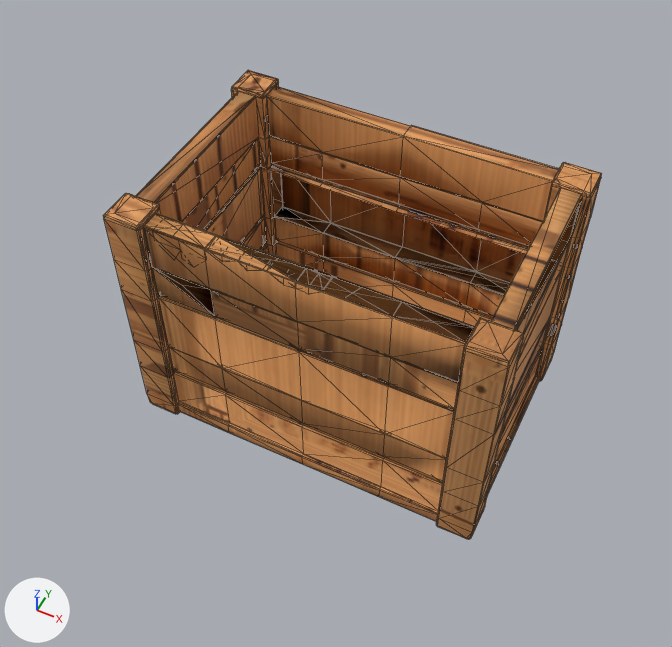
One commit to the glTF model Content/Models/Props/prop_crate_a.glb: the scene before it, then after it.
Camera for both pictures: a 50 mm lens placed at (0.893, -1.932, 2.701), pointed at (-0.03, -0.086, 0.393). Lighting does not change. The marker at lower left points along +X, +Y and +Z. The picture after the commit comes second. Mesh edges are drawn as thin lines. Vertices at exactly the same position are counted once.

Script lines for the objects in view, before the commit:
```python
me_mesh_0 = bpy.data.meshes.new('Mesh_0')
me_mesh_0.from_pydata(...)  # 1464 vertices, 3079 faces; spans x -0.95..0.95, y -0.64..0.64, z -0.69..0.69
me_mesh_0.materials.append(mat_material_0)  # picture img_image_0
ob_hollow_normalise = bpy.data.objects.new('hollow_normalise', None)
ob_hollow_normalise.location = (0.0, 0.0, 0.45)
ob_hollow_normalise.scale = (0.651, 0.651, 0.651)
ob_mesh_0 = bpy.data.objects.new('Mesh_0', me_mesh_0)
ob_mesh_0.parent = ob_hollow_normalise
ob_mesh_0.location = (0.0, 0.0, 0.0)
```
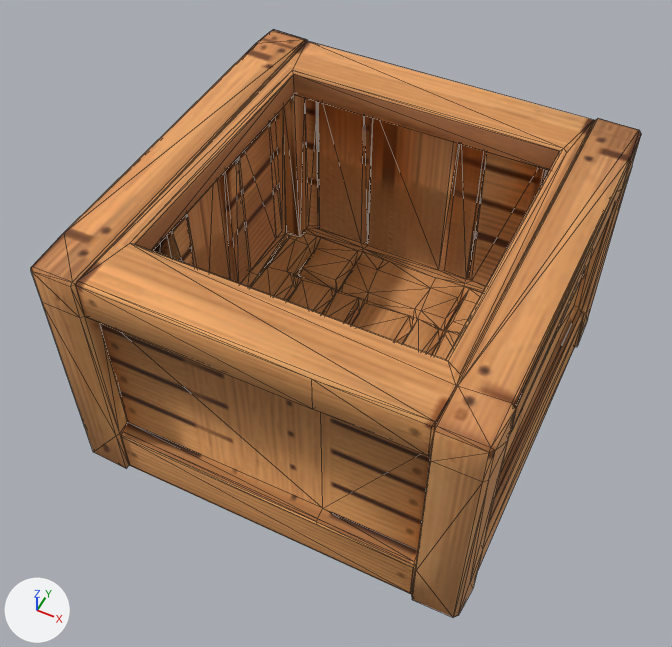
ob_hollow_normalise is not drawn itself; it is the parent of ob_mesh_0.

What differs and where, as boxes (x1, y1, x2, y2) in the pictures (672 x 647 px):
'Mesh_0', reshaped, moved, rescaled (22% wider, 25% taller)
    before: (103, 70, 602, 539)
    after: (31, 30, 641, 617)

The edits, one by one:
me_mesh_0 is used by ob_mesh_0; parent ob_hollow_normalise; location (0.0, 0.0, 0.0).
me_mesh_0 had 1464 vertices, 3079 faces and spanned x -0.95..0.95, y -0.64..0.64, z -0.69..0.69.
me_mesh_0 now has 722 vertices, 1436 faces and spans x -0.95..0.95, y -0.95..0.95, z -0.63..0.62.
me_mesh_0 part 1: the loose piece of 1443 vertices spanning x -0.95..0.95, y -0.64..0.64, z -0.69..0.69 is rebuilt with 722 vertices and now spans x -0.95..0.95, y -0.95..0.95, z -0.63..0.62.
Other edits to the shape of me_mesh_0 do not show in these pictures.
Object 'hollow_normalise' (ob_hollow_normalise) moves from (0.0, 0.0, 0.45) to (0.0, 0.0, 0.451).
Object 'hollow_normalise' (ob_hollow_normalise) is rescaled from (0.651, 0.651, 0.651) to (0.719, 0.719, 0.719).
